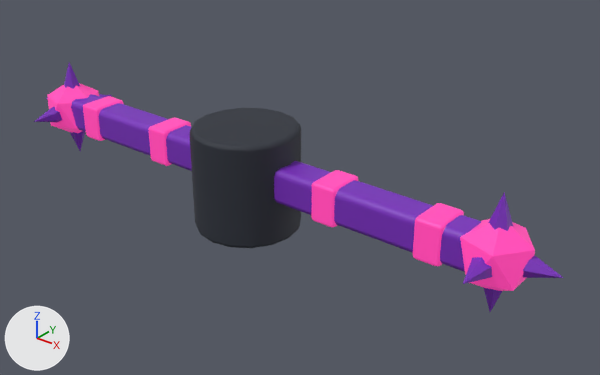
Renders of the glTF model orbit_runner_game/art/models/HAZ_Spinner.glb from each side of a commit.
Before and after are seen from a 50 mm camera at (5.65, -6.13, 4.49) aimed at (0.51, 0.29, 0.5). The axes (+X, +Y, +Z) are drawn at lower left. The lights are the same throughout. The first picture is the older version. Where no turn or scale is listed for an object, it has been applied to the vertices. Vertices at exactly the same position are counted once.

The scene before the commit, as lines of its bpy script (objects in view):
```python
ob_ball_1 = bpy.data.objects.new('Ball_1', me_ball_1)
ob_ball_1.location = (3.0, 0.0, 0.7)
ob_ball__1 = bpy.data.objects.new('Ball_-1', me_ball__1)
ob_ball__1.location = (-3.0, 0.0, 0.7)
ob_bar = bpy.data.objects.new('Bar', me_bar)
ob_bar.location = (0.0, 0.0, 0.7)
ob_spike_1_0 = bpy.data.objects.new('Spike_1_0', me_spike_1_0)
ob_spike_1_0.location = (3.45, 0.0, 0.7)
ob_spike_1_3 = bpy.data.objects.new('Spike_1_3', me_spike_1_3)
ob_spike_1_3.location = (3.0, -0.45, 0.7)
ob_spike_1_4 = bpy.data.objects.new('Spike_1_4', me_spike_1_4)
ob_spike_1_4.location = (3.0, 0.0, 1.15)
ob_spike_1_5 = bpy.data.objects.new('Spike_1_5', me_spike_1_5)
ob_spike_1_5.location = (3.0, 0.0, 0.25)
ob_spike__1_3 = bpy.data.objects.new('Spike_-1_3', me_spike__1_3)
ob_spike__1_3.location = (-3.0, -0.45, 0.7)
ob_stripe_1 = bpy.data.objects.new('Stripe_1', me_stripe_1)
ob_stripe_1.location = (-1.2, 0.0, 0.7)
# also in view: 'Stripe_2' at (1.2, 0.0, 0.7); 'Stripe_0' at (-2.4, 0.0, 0.7); 'Stripe_3' at (2.4, 0.0, 0.7); 'Hub' at (0.0, 0.0, 0.6)
```
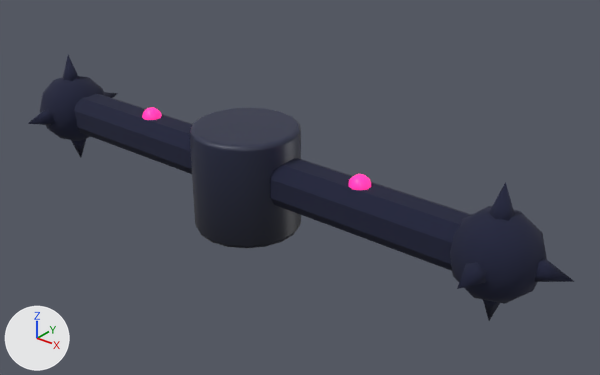
Changed parts and their boxes (x1, y1, x2, y2) in the pictures (600 x 375 px):
'ArmOutline', added (blue)
    after: (28, 55, 575, 321)
'Hub', reshaped
    before: (189, 108, 301, 248)
    after: (190, 108, 301, 248)
'Bar', deleted
    before: (71, 94, 481, 272)
'Ball_1', deleted (pink)
    before: (460, 219, 535, 291)
'Stripe_3', deleted (pink)
    before: (413, 203, 464, 266)
'Stripe_2', deleted (pink)
    before: (311, 170, 358, 227)
'Ball_-1', deleted (pink)
    before: (47, 83, 99, 133)
'Stripe_1', deleted (pink)
    before: (148, 117, 191, 166)
'Stripe_0', deleted (pink)
    before: (83, 96, 124, 141)
'Spike_1_0', deleted (purple)
    before: (523, 255, 563, 278)
'Spike_1_4', deleted (purple)
    before: (488, 192, 514, 231)
'Spike_1_3', deleted (purple)
    before: (463, 257, 492, 284)
'Light_1', added
    after: (349, 174, 371, 190)
'Spike_-1_3', deleted
    before: (34, 106, 62, 123)
'Spike_1_5', deleted (mostly hidden)
    before: (483, 287, 502, 312)
'Spike_-1_4', deleted
    before: (64, 63, 80, 89)
'Light_0', added
    after: (142, 107, 162, 120)
'Spike_-1_5', deleted (mostly hidden)
    before: (70, 131, 85, 151)

Edits to the bpy script that builds the scene:
```text
Change mat_m_hazard:
    remove # nodes: BsdfPrincipled, OutputMaterial
    remove # colours: pink #e03a9a, pink #b22c7a
    nodes: BsdfPrincipled, Mix, OutputMaterial, VertexColor
    colours: pink #e7288b, pink #ff2d9a, mixed with the vertex colours
Add mat_m_hazardbody:
    mat_m_hazardbody = bpy.data.materials.new('M_HazardBody')
    mat_m_hazardbody.use_nodes = True; mat_m_hazardbody.node_tree.nodes.clear()
    _N = mat_m_hazardbody.node_tree.nodes; _L = mat_m_hazardbody.node_tree.links
    n0 = _N.new('ShaderNodeBsdfPrincipled'); n0.name = 'Principled BSDF'
    n0.inputs[2].default_value = 0.45  # 'Roughness'
    n1 = _N.new('ShaderNodeOutputMaterial'); n1.name = 'Material Output'
    n2 = _N.new('ShaderNodeVertexColor'); n2.name = 'Color Attribute'
    _L.new(n0.outputs[0], n1.inputs[0])  # 'BSDF' to 'Surface'
    _L.new(n2.outputs[0], n0.inputs[0])  # 'Color' to 'Base Color'
Add mat_m_outline:
    mat_m_outline = bpy.data.materials.new('M_Outline')
    # nodes: BsdfPrincipled, Mix, OutputMaterial, VertexColor
    # colours: dark blue #1b1f3a, mixed with the vertex colours
Change me_hub:
    remove me_hub.from_pydata(...)  # 96 vertices, 188 faces; spans x -0.6..0.6, y -0.6..0.6, z -0.6..0.6
    remove me_hub.materials.append(mat_m_dark)  # dark blue #2a2f3a
    add me_hub.from_pydata(...)  # 108 vertices, 212 faces; spans x -0.591..0.591, y -0.6..0.6, z -0.6..0.6
    me_hub part 1
    84 vertices are removed from x -0.6..0.6, y -0.554..0.554, z -0.6..0.6
    188 faces are deleted
    80 vertices are added at x -0.591..0.591, y -0.564..0.564, z -0.6..0.6
    16 new vertices lie (0.0, 0.0, 1.08) away from vertices in x -0.591..0.591, y -0.564..0.564, z -0.54
    212 new faces join them
    add me_hub.materials.append(mat_m_hazardbody)
Remove ob_ball_1:
    ob_ball_1 = bpy.data.objects.new('Ball_1', me_ball_1)
Remove ob_ball__1:
    ob_ball__1 = bpy.data.objects.new('Ball_-1', me_ball__1)
Remove ob_bar:
    ob_bar = bpy.data.objects.new('Bar', me_bar)
Remove ob_spike_1_0:
    ob_spike_1_0 = bpy.data.objects.new('Spike_1_0', me_spike_1_0)
Remove ob_spike_1_3:
    ob_spike_1_3 = bpy.data.objects.new('Spike_1_3', me_spike_1_3)
Remove ob_spike_1_4:
    ob_spike_1_4 = bpy.data.objects.new('Spike_1_4', me_spike_1_4)
Remove ob_spike_1_5:
    ob_spike_1_5 = bpy.data.objects.new('Spike_1_5', me_spike_1_5)
Remove ob_spike__1_3:
    ob_spike__1_3 = bpy.data.objects.new('Spike_-1_3', me_spike__1_3)
Remove ob_spike__1_4:
    ob_spike__1_4 = bpy.data.objects.new('Spike_-1_4', me_spike__1_4)
Remove ob_spike__1_5:
    ob_spike__1_5 = bpy.data.objects.new('Spike_-1_5', me_spike__1_5)
Remove ob_stripe_0:
    ob_stripe_0 = bpy.data.objects.new('Stripe_0', me_stripe_0)
Remove ob_stripe_1:
    ob_stripe_1 = bpy.data.objects.new('Stripe_1', me_stripe_1)
Remove ob_stripe_2:
    ob_stripe_2 = bpy.data.objects.new('Stripe_2', me_stripe_2)
Remove ob_stripe_3:
    ob_stripe_3 = bpy.data.objects.new('Stripe_3', me_stripe_3)
Add ob_light_1:
    ob_light_1 = bpy.data.objects.new('Light_1', me_light_1)  # a UV sphere (10 segments, 6 rings, poles along z) spanning x -0.114..0.114, y -0.12..0.12, z -0.12..0.12
    ob_light_1.location = (1.5, 0.0, 0.93)
Add ob_light_0:
    ob_light_0 = bpy.data.objects.new('Light_0', me_light_0)  # a UV sphere (10 segments, 6 rings, poles along z) spanning x -0.114..0.114, y -0.12..0.12, z -0.12..0.12
    ob_light_0.location = (-1.5, 0.0, 0.93)
Add ob_armoutline:
    ob_armoutline = bpy.data.objects.new('ArmOutline', me_armoutline)  # 344 vertices, 628 faces; spans x -3.72..3.72, y -0.72..0.72, z -0.72..0.72
    ob_armoutline.location = (0.0, 0.0, 0.7)
```
